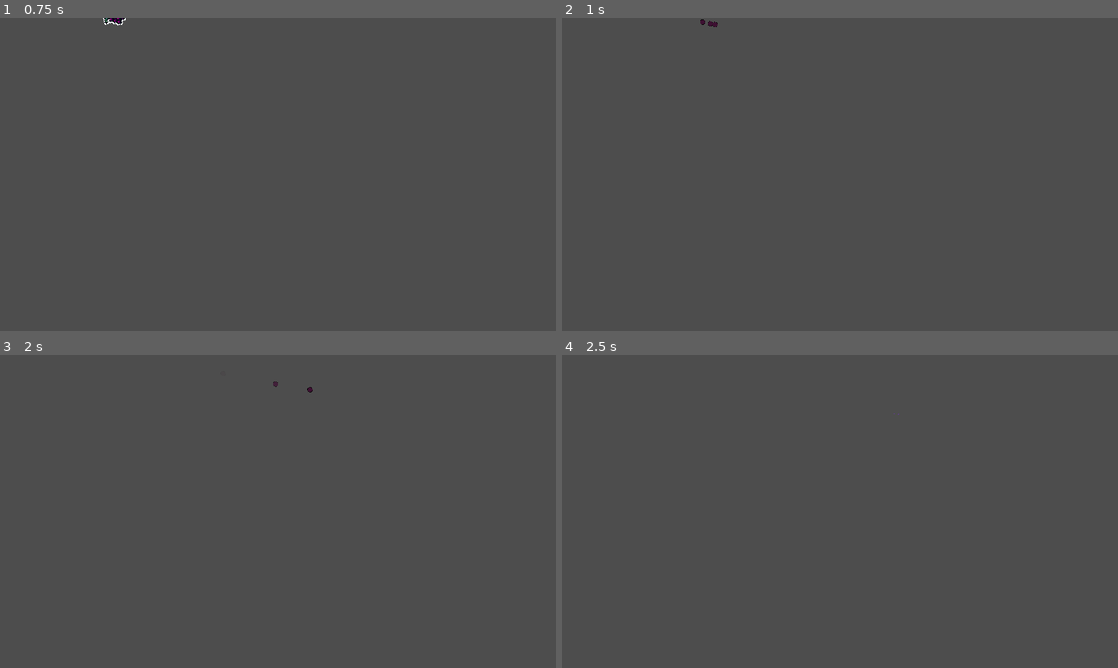
Above: before the commit, frames 1-4 (two rows, left to right).
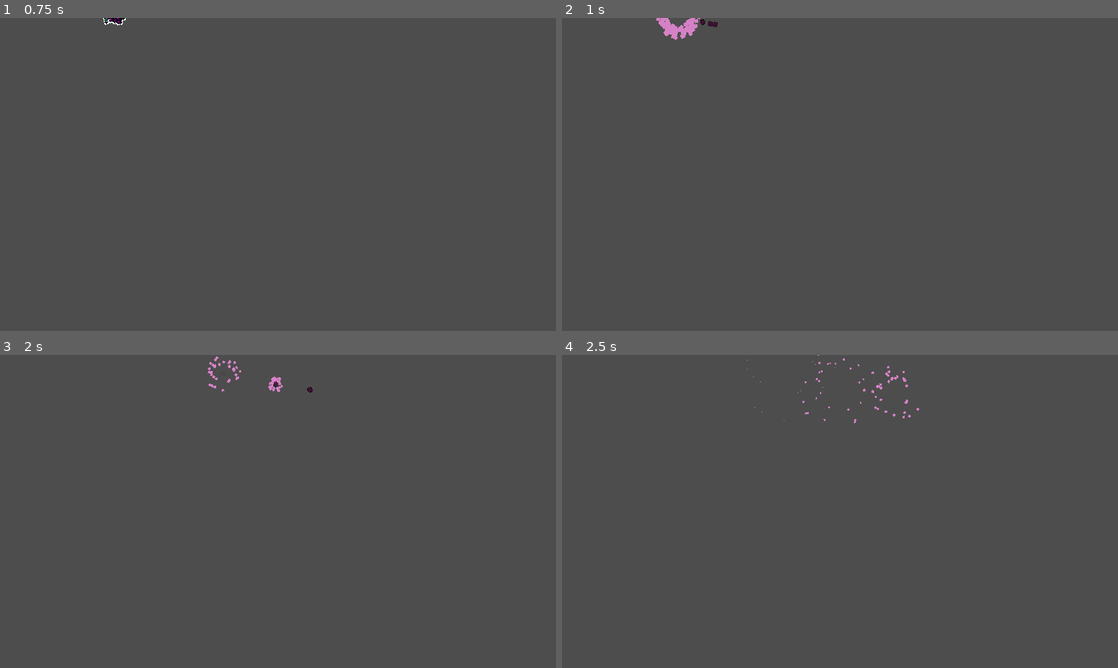
Above: after the commit, the same moments.

Repository: alexg-lviv/FruitTheNinja
Game: Godot game, scene res://src/Projectiles/Grape/Grape.tscn
The game is run twice, just before and just after one commit, with the same random seed, the same clock (stepped at 60 frames per second) and the same inputs. This scene is started directly instead of the project's main scene. The engine's default icon, where the game draws it, is replaced by a stand-in: a white triangle on a blue panel in a dark square.
Inputs (mouse positions are in pixels of both pictures, inside the frame that each line leads up to):
- Up to frame 1 (0.75 s): move the mouse to (400, 158) at 0.52 s; press the mouse at (400, 158) at 0.53 s
- Up to frame 2 (1 s): no input
- Up to frame 3 (2 s): move the mouse to (166, 527) at 1.27 s; release the mouse at (166, 527) at 1.28 s; tap 1 (launch_apple) at 1.35 s; click (166, 527) at 1.42 s
- Up to frame 4 (2.5 s): move the mouse to (895, 442) at 2.02 s; tap 2 (launch_banana) at 2.1 s; click (895, 442) at 2.17 s

Frame 1 is identical in both runs. In frame 2, 0.3% of the frame differs, in the area x 16-25%, y 0-8%; in frame 3, 0.2%; in frame 4, 0.2%.

Commit message:
Add colors to particles

Diff:
--- a/src/Effects/DecalSystem.gd
+++ b/src/Effects/DecalSystem.gd
@@ -6,7 +6,7 @@
 
 func add_decals(global_pos: Vector2, color: Color, size: float):
 
-	var sizes = 0.006 * (2 + size) / 2.0
+	var sizes = 0.0035 * (2 + size) / 2.0
 	for i in rng.randf_range(1, 4):
 		var decalIns = DecalObj.instantiate()
 		decalIns.set_lifetime(rng.randf_range(15, 30))
--- a/src/Projectiles/Apple/Apple.tscn
+++ b/src/Projectiles/Apple/Apple.tscn
@@ -17,3 +17,6 @@
 [node name="Sprite2D" parent="." index="1"]
 scale = Vector2(3.375, 3.375)
 texture = ExtResource("3_iivuj")
+
+[node name="DeathParticles" parent="." index="5"]
+modulate = Color(0.94902, 0.172549, 0.0862745, 1)
--- a/src/Projectiles/Banana/Banana.tscn
+++ b/src/Projectiles/Banana/Banana.tscn
@@ -6,6 +6,35 @@
 
 [sub_resource type="CircleShape2D" id="CircleShape2D_i3fqu"]
 radius = 24.0
+
+[sub_resource type="Curve" id="Curve_672nd"]
+_data = [Vector2(0.572289, 1), 0.0, 0.0, 0, 0, Vector2(1, 0), 0.0, 0.0, 0, 0]
+point_count = 2
+
+[sub_resource type="CurveTexture" id="CurveTexture_y5x5y"]
+curve = SubResource("Curve_672nd")
+
+[sub_resource type="ParticleProcessMaterial" id="ParticleProcessMaterial_f4md3"]
+emission_shape = 1
+emission_sphere_radius = 1.0
+particle_flag_disable_z = true
+direction = Vector3(0, 0, 0)
+spread = 180.0
+gravity = Vector3(0, 0, 0)
+initial_velocity_min = 100.0
+initial_velocity_max = 200.0
+orbit_velocity_min = 0.0
+orbit_velocity_max = 0.0
+linear_accel_min = -27.37
+linear_accel_max = -10.53
+damping_min = 64.21
+damping_max = 93.68
+angle_min = -229.3
+angle_max = 164.8
+scale_min = 8.0
+scale_max = 10.0
+scale_curve = SubResource("CurveTexture_y5x5y")
+color = Color(0.984314, 0.988235, 0.00784314, 1)
 
 [node name="Banana" instance=ExtResource("1_0slcs")]
 script = ExtResource("2_dbq6w")
@@ -22,3 +51,6 @@
 [node name="VisibleOnScreenNotifier2D" parent="." index="4"]
 position = Vector2(-1.52588e-05, -1.00002)
 scale = Vector2(19.2, 19.1)
+
+[node name="DeathParticles" parent="." index="5"]
+process_material = SubResource("ParticleProcessMaterial_f4md3")
--- a/src/Projectiles/Grape/Grape.tscn
+++ b/src/Projectiles/Grape/Grape.tscn
@@ -6,6 +6,35 @@
 
 [sub_resource type="CircleShape2D" id="CircleShape2D_bcohw"]
 radius = 16.0
+
+[sub_resource type="Curve" id="Curve_672nd"]
+_data = [Vector2(0.572289, 1), 0.0, 0.0, 0, 0, Vector2(1, 0), 0.0, 0.0, 0, 0]
+point_count = 2
+
+[sub_resource type="CurveTexture" id="CurveTexture_y5x5y"]
+curve = SubResource("Curve_672nd")
+
+[sub_resource type="ParticleProcessMaterial" id="ParticleProcessMaterial_7sx1p"]
+emission_shape = 1
+emission_sphere_radius = 1.0
+particle_flag_disable_z = true
+direction = Vector3(0, 0, 0)
+spread = 180.0
+gravity = Vector3(0, 0, 0)
+initial_velocity_min = 100.0
+initial_velocity_max = 200.0
+orbit_velocity_min = 0.0
+orbit_velocity_max = 0.0
+linear_accel_min = -27.37
+linear_accel_max = -10.53
+damping_min = 64.21
+damping_max = 93.68
+angle_min = -229.3
+angle_max = 164.8
+scale_min = 8.0
+scale_max = 10.0
+scale_curve = SubResource("CurveTexture_y5x5y")
+color = Color(0.835294, 0.505882, 0.776471, 1)
 
 [node name="Grape" instance=ExtResource("1_j21a0")]
 script = ExtResource("2_ei172")
@@ -22,4 +51,7 @@
 one_shot = true
 autostart = true
 
+[node name="DeathParticles" parent="." index="6"]
+process_material = SubResource("ParticleProcessMaterial_7sx1p")
+
 [connection signal="timeout" from="DieTimer" to="." method="_on_die_timer_timeout"]
--- a/src/Projectiles/Grape/GrapeChild.tscn
+++ b/src/Projectiles/Grape/GrapeChild.tscn
@@ -6,6 +6,35 @@
 
 [sub_resource type="CircleShape2D" id="CircleShape2D_ca8lf"]
 radius = 6.0
+
+[sub_resource type="Curve" id="Curve_672nd"]
+_data = [Vector2(0.572289, 1), 0.0, 0.0, 0, 0, Vector2(1, 0), 0.0, 0.0, 0, 0]
+point_count = 2
+
+[sub_resource type="CurveTexture" id="CurveTexture_y5x5y"]
+curve = SubResource("Curve_672nd")
+
+[sub_resource type="ParticleProcessMaterial" id="ParticleProcessMaterial_pepvd"]
+emission_shape = 1
+emission_sphere_radius = 1.0
+particle_flag_disable_z = true
+direction = Vector3(0, 0, 0)
+spread = 180.0
+gravity = Vector3(0, 0, 0)
+initial_velocity_min = 100.0
+initial_velocity_max = 200.0
+orbit_velocity_min = 0.0
+orbit_velocity_max = 0.0
+linear_accel_min = -27.37
+linear_accel_max = -10.53
+damping_min = 64.21
+damping_max = 93.68
+angle_min = -229.3
+angle_max = 164.8
+scale_min = 5.0
+scale_max = 6.0
+scale_curve = SubResource("CurveTexture_y5x5y")
+color = Color(0.835294, 0.505882, 0.776471, 1)
 
 [node name="GrapeChild" instance=ExtResource("1_xr4gi")]
 script = ExtResource("2_5tjnq")
@@ -21,4 +50,8 @@
 [node name="DieTimer" type="Timer" parent="." index="5"]
 one_shot = true
 
+[node name="DeathParticles" parent="." index="6"]
+amount = 32
+process_material = SubResource("ParticleProcessMaterial_pepvd")
+
 [connection signal="timeout" from="DieTimer" to="." method="_on_die_timer_timeout"]
--- a/src/Projectiles/Pineapple/Pineapple.tscn
+++ b/src/Projectiles/Pineapple/Pineapple.tscn
@@ -11,3 +11,6 @@
 [node name="Sprite2D" parent="." index="1"]
 scale = Vector2(3.375, 3.375)
 texture = ExtResource("3_tqjlg")
+
+[node name="DeathParticles" parent="." index="5"]
+modulate = Color(1, 0.960784, 0.25098, 1)
--- a/src/Projectiles/Projectile.gd
+++ b/src/Projectiles/Projectile.gd
@@ -23,6 +23,8 @@
 
 func _ready():
 	size = $CollisionShape2D.shape.radius
+	$DeathParticles.emitting = false
+	$DeathTimer.wait_time = $DeathParticles.lifetime
 #	if FieldArea != null:
 #		FieldArea.connect("body_entered", _on_field_area_area_entered)
 
@@ -46,16 +48,20 @@
 	rotation += rotation_speed * delta
 
 func handle_logic():
-	if bounce_count >= 1:
+	if bounce_count >= 1 and !is_dead:
 		die()
 
 func handle_death():
 	pass
 
 func die():
+	if is_dead:
+		return
+
 	is_dead = true
 	AnimPlayer.play("simple_death")
 	DeathTimer.start()
+	$DeathParticles.emitting = true
 	DecalSystem.add_decals(global_position, color, size)
 
 func _on_death_timer_timeout():
--- a/src/Projectiles/Projectile.tscn
+++ b/src/Projectiles/Projectile.tscn
@@ -6,13 +6,28 @@
 [sub_resource type="CircleShape2D" id="CircleShape2D_u3las"]
 radius = 5.0
 
+[sub_resource type="Animation" id="Animation_5ux2c"]
+length = 0.001
+tracks/0/type = "value"
+tracks/0/imported = false
+tracks/0/enabled = true
+tracks/0/path = NodePath("Sprite2D:modulate")
+tracks/0/interp = 1
+tracks/0/loop_wrap = true
+tracks/0/keys = {
+"times": PackedFloat32Array(0),
+"transitions": PackedFloat32Array(1),
+"update": 0,
+"values": [Color(1, 1, 1, 1)]
+}
+
 [sub_resource type="Animation" id="Animation_wfxei"]
 resource_name = "simple_death"
 length = 0.2
 tracks/0/type = "value"
 tracks/0/imported = false
 tracks/0/enabled = true
-tracks/0/path = NodePath(".:modulate")
+tracks/0/path = NodePath("Sprite2D:modulate")
 tracks/0/interp = 1
 tracks/0/loop_wrap = true
 tracks/0/keys = {
@@ -24,8 +39,37 @@
 
 [sub_resource type="AnimationLibrary" id="AnimationLibrary_lf7hj"]
 _data = {
+"RESET": SubResource("Animation_5ux2c"),
 "simple_death": SubResource("Animation_wfxei")
 }
+
+[sub_resource type="Curve" id="Curve_672nd"]
+_data = [Vector2(0.572289, 1), 0.0, 0.0, 0, 0, Vector2(1, 0), 0.0, 0.0, 0, 0]
+point_count = 2
+
+[sub_resource type="CurveTexture" id="CurveTexture_y5x5y"]
+curve = SubResource("Curve_672nd")
+
+[sub_resource type="ParticleProcessMaterial" id="ParticleProcessMaterial_60c4f"]
+emission_shape = 1
+emission_sphere_radius = 1.0
+particle_flag_disable_z = true
+direction = Vector3(0, 0, 0)
+spread = 180.0
+gravity = Vector3(0, 0, 0)
+initial_velocity_min = 100.0
+initial_velocity_max = 200.0
+orbit_velocity_min = 0.0
+orbit_velocity_max = 0.0
+linear_accel_min = -27.37
+linear_accel_max = -10.53
+damping_min = 64.21
+damping_max = 93.68
+angle_min = -229.3
+angle_max = 164.8
+scale_min = 8.0
+scale_max = 10.0
+scale_curve = SubResource("CurveTexture_y5x5y")
 
 [node name="Projectile" type="Area2D" groups=["projectiles"]]
 z_index = 2
@@ -46,11 +90,17 @@
 }
 
 [node name="DeathTimer" type="Timer" parent="."]
-wait_time = 1.5
+wait_time = 2.0
 one_shot = true
 
 [node name="VisibleOnScreenNotifier2D" type="VisibleOnScreenNotifier2D" parent="."]
 
+[node name="DeathParticles" type="GPUParticles2D" parent="."]
+amount = 128
+process_material = SubResource("ParticleProcessMaterial_60c4f")
+lifetime = 0.8
+explosiveness = 1.0
+
 [connection signal="area_entered" from="." to="." method="_on_area_entered"]
 [connection signal="timeout" from="DeathTimer" to="." method="_on_death_timer_timeout"]
 [connection signal="screen_exited" from="VisibleOnScreenNotifier2D" to="." method="_on_visible_on_screen_notifier_2d_screen_exited"]
--- a/src/Projectiles/Watermelon/Watermelon.tscn
+++ b/src/Projectiles/Watermelon/Watermelon.tscn
@@ -17,3 +17,6 @@
 [node name="Sprite2D" parent="." index="1"]
 scale = Vector2(3.625, 3.625)
 texture = ExtResource("3_oomir")
+
+[node name="DeathParticles" parent="." index="5"]
+modulate = Color(0.996078, 0.196078, 0, 1)
Not shown: 1 places in src/Projectiles/Banana/Banana.tscn that only renumber resources
Not shown: 1 places in src/Projectiles/Grape/Grape.tscn that only renumber resources
Not shown: 1 places in src/Projectiles/Grape/GrapeChild.tscn that only renumber resources
Not shown: 1 places in src/Projectiles/Projectile.tscn that only renumber resources
